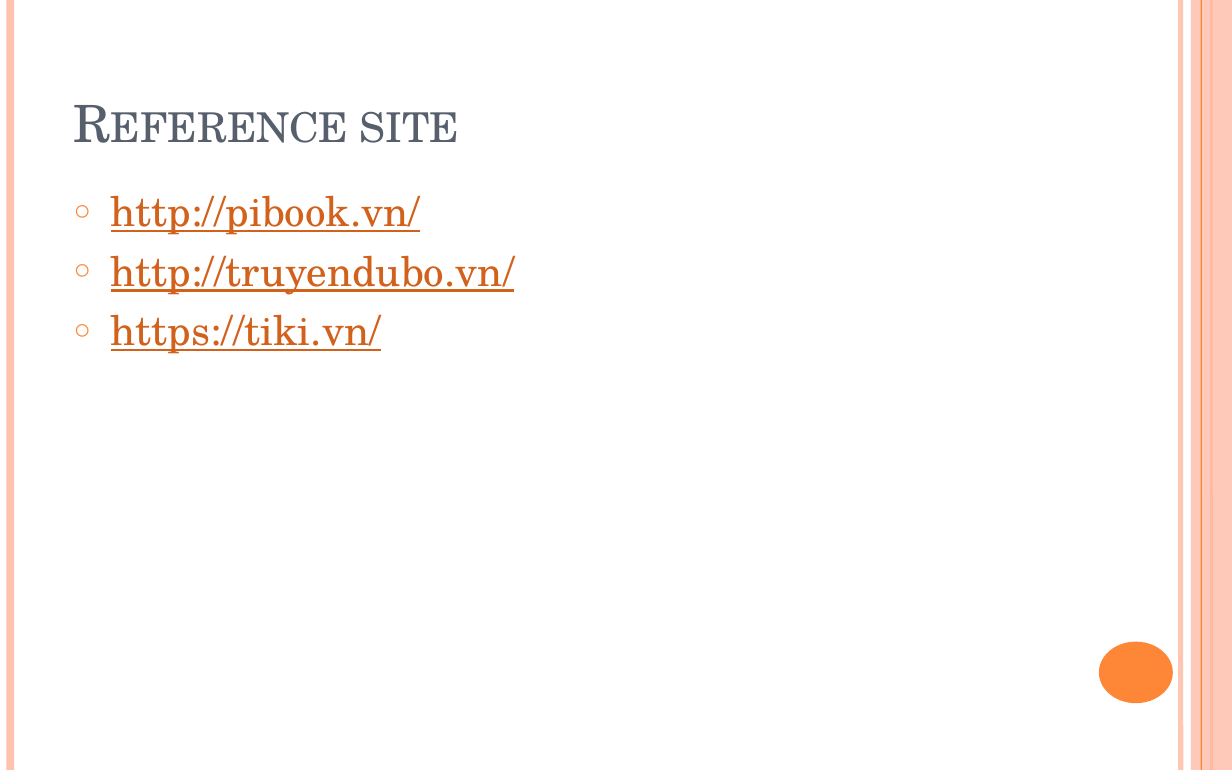
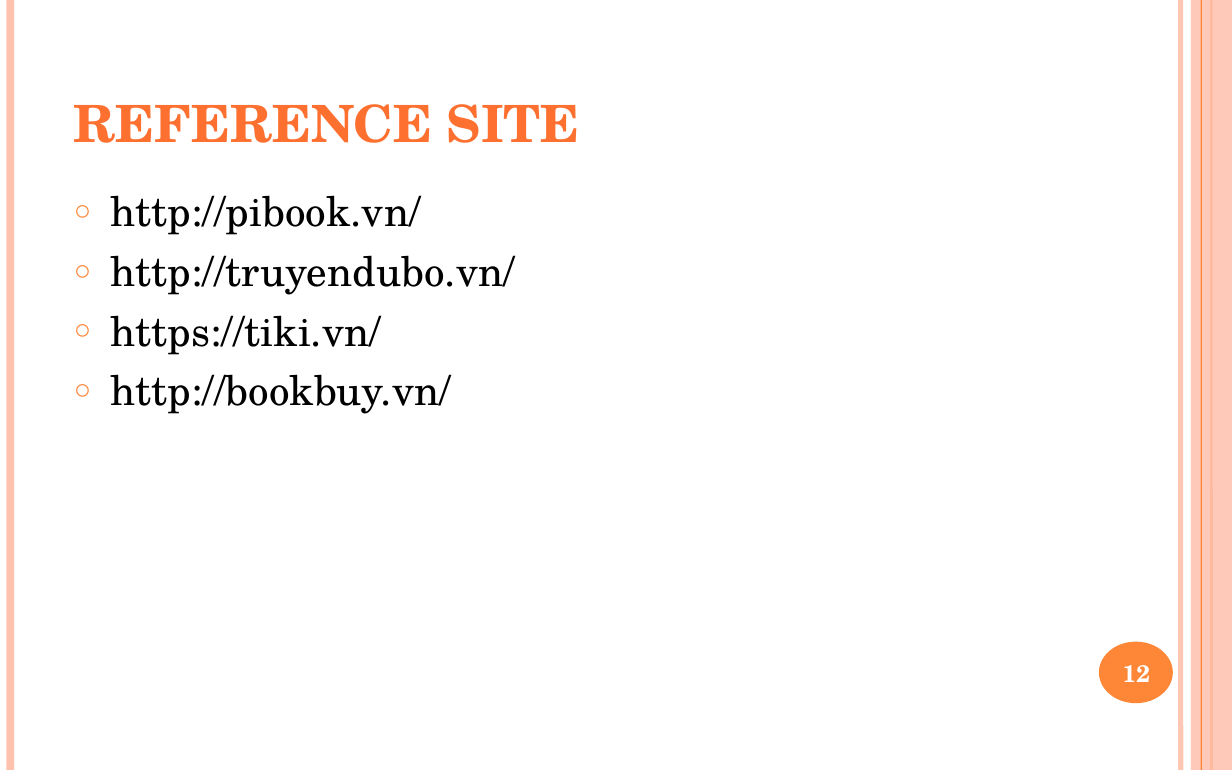
Before and after one commit to yutovsjohan/final_project, a slide deck: slide 12 of ppt.pptx (slide 11 before the commit). Drawn at 1232x770 pixels with LibreOffice and Linux fonts; fonts in the diff are those of the drawing. Boxes give left, top, right and bottom in pixels: in the first picture for what was removed or moved away, otherwise in the second. Text is boxed around its words. In the diff, an @@ line names an element or a change of style, - is before the commit and + after.

```diff
--- a/ppt.pptx
+++ b/ppt.pptx
@@ title at [74, 104, 580, 143]: text changed; text colour #575F6D to gradient #FF8D61 to #FE7131 to #EB6A15 to #CB601A to #C75E1A; bold on @@
-Reference site
+REFERENCE SITE
@@ text at [111, 195, 515, 355]: text colour #D2611C to #000000, underline off in "http://pibook.vn/", "http://truyendubo.vn/", "https://tiki.vn/" @@
@@ text at [111, 374, 451, 414]: paragraph added @@
+○ http://bookbuy.vn/
@@ page number added at [1123, 665, 1151, 682], 14 pt, text #FFFFFF, bold @@
+12
```
Also in this commit, not shown: 13 other slides changed, 1 slide added.
